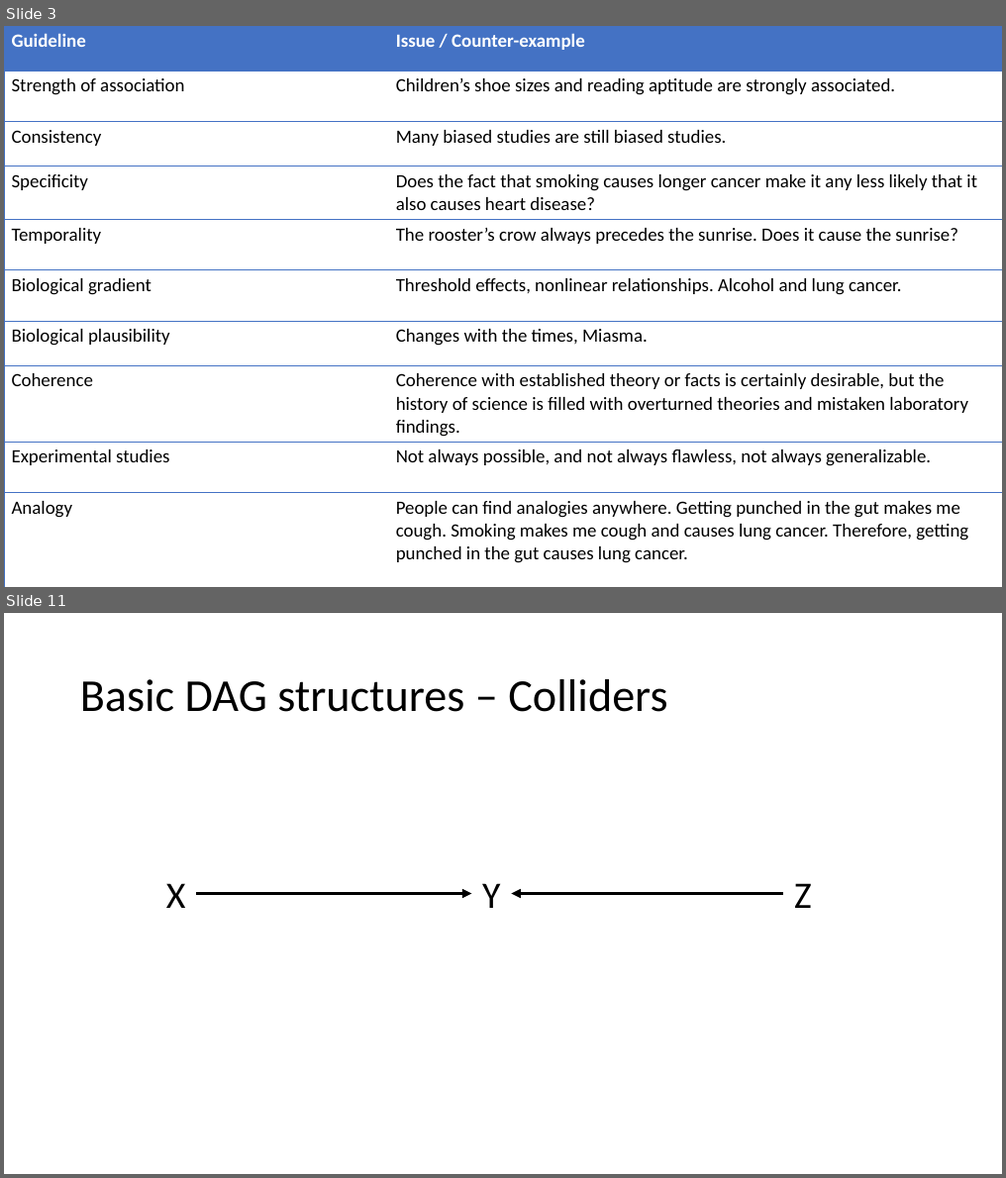
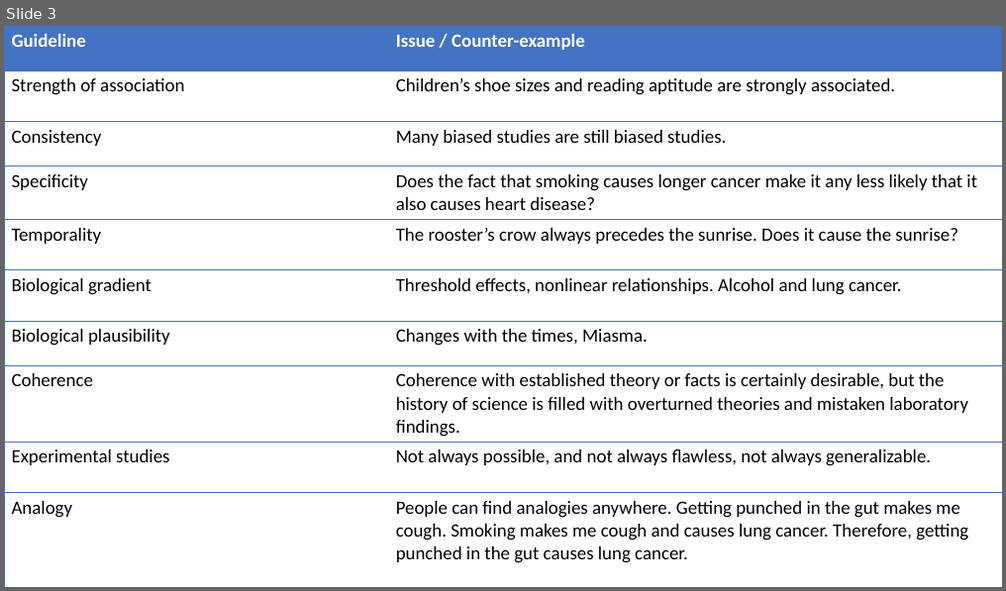
Before and after one commit to brad-cannell/r4epi, a slide deck: img/13_causal_inference/01_intro_causal_inference/introduction_to_causal_inference.pptx. Shown one above the other, each under a label of ours: slides 3 and 11 before the commit, slide 3 after it; the slides between them are not shown. The pictures are 1006x1178 and 1006x591 pixels, drawn with LibreOffice and Linux fonts; fonts in the diff are those of the drawing. Boxes give left, top, right and bottom in pixels: in the first picture for what was removed or moved away, otherwise in the second. Text is boxed around its words. In the diff, an @@ line names an element or a change of style, - is before the commit and + after.

```diff
--- a/img/13_causal_inference/01_intro_causal_inference/introduction_to_causal_inference.pptx
+++ b/img/13_causal_inference/01_intro_causal_inference/introduction_to_causal_inference.pptx
@@ slide 11 removed at [4,613,1002,1174], background #FFFFFF @@
@@ title removed at [80,679,667,712] @@
-Basic DAG structures – Colliders
@@ text removed at [166,883,186,908] @@
-X
@@ arrow removed from (196, 894) to (472, 894) @@
@@ text removed at [482,883,500,908] @@
-Y
@@ arrow removed from (783, 894) to (512, 894) @@
@@ text removed at [794,883,812,908] @@
-Z
```
Also in this commit, not shown: 14 other slides removed, 30 other files.
